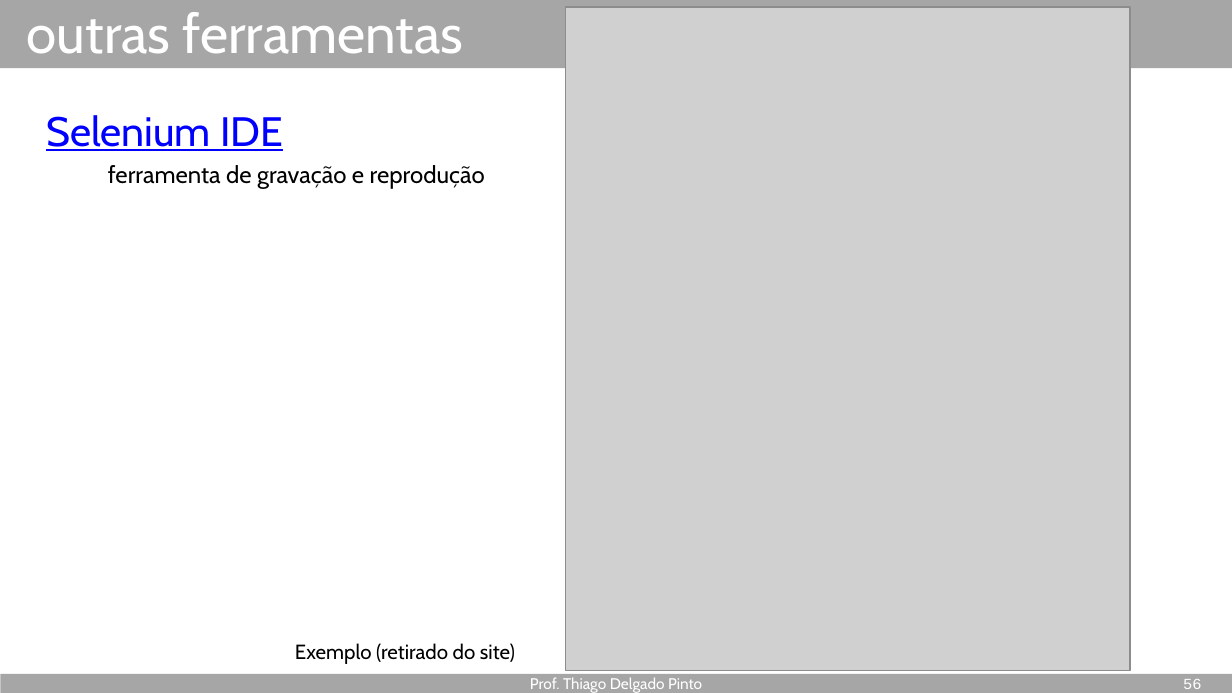
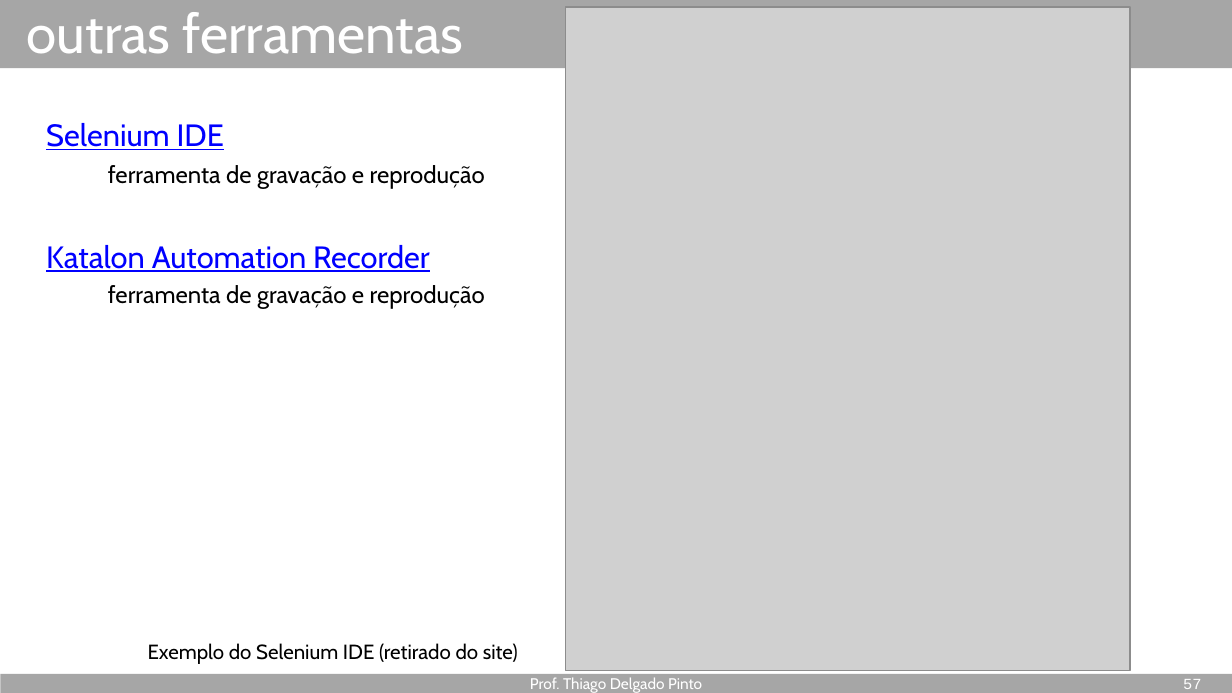
Before and after one commit to thiagodp/ctf, a slide deck: slide 57 of slides/ctf-introducao.ppsx (slide 56 before the commit). Drawn at 1232x693 pixels with LibreOffice and Linux fonts; fonts in the diff are those of the drawing; grey boxes stand for pictures. Boxes give left, top, right and bottom in pixels: in the first picture for what was removed or moved away, otherwise in the second. Text is boxed around its words. In the diff, an @@ line names an element or a change of style, - is before the commit and + after.

```diff
--- a/slides/ctf-introducao.ppsx
+++ b/slides/ctf-introducao.ppsx
@@ text at <box>46,123,224,150</box>: size 24 to 18 pt in "Selenium IDE"; less space between paragraphs @@
@@ text at <box>46,245,485,309</box>: paragraphs added @@
+Katalon Automation Recorder
+  ferramenta de gravação e reprodução
@@ text at <box>148,643,518,664</box>: text changed @@
-Exemplo (retirado do site)
+Exemplo do Selenium IDE (retirado do site)
@@ page number at <box>1183,679,1201,689</box>: text changed @@
-56
+57
```
Also in this commit, not shown: 1 other slide changed, 2 slides added, 1 other file.
